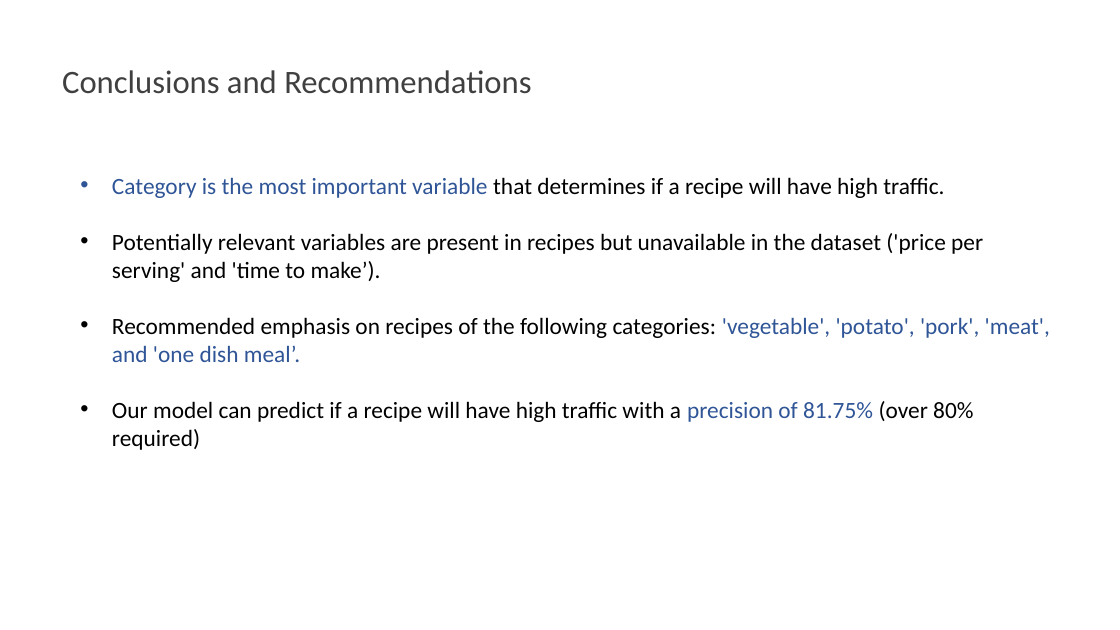
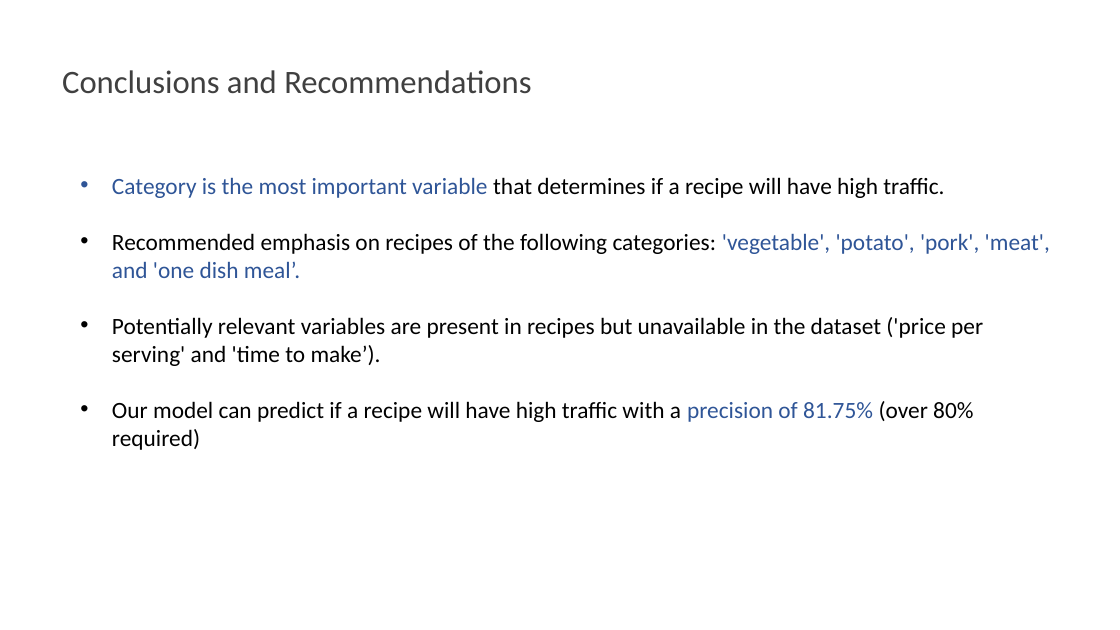
Before and after one commit to sandroarpy/recipe_site_traffic, a slide deck: slide 10 of Presentation.pptx. Drawn at 1120x630 pixels with LibreOffice and Linux fonts; fonts in the diff are those of the drawing; background and template pictures are left out. Boxes give left, top, right and bottom in pixels: in the first picture for what was removed or moved away, otherwise in the second. Text is boxed around its words. In the diff, an @@ line names an element or a change of style, - is before the commit and + after.

```diff
--- a/Presentation.pptx
+++ b/Presentation.pptx
@@ text at [112,233,1050,278]: paragraph added @@
+• Recommended emphasis on recipes of the following categories: 'vegetable', 'potato', 'pork', 'meat', and 'one dish meal’.
@@ text at [112,317,1050,362]: paragraph removed @@
-• Recommended emphasis on recipes of the following categories: 'vegetable', 'potato', 'pork', 'meat', and 'one dish meal’.
```
Also in this commit, not shown: 3 other slides changed, 1 other file.
